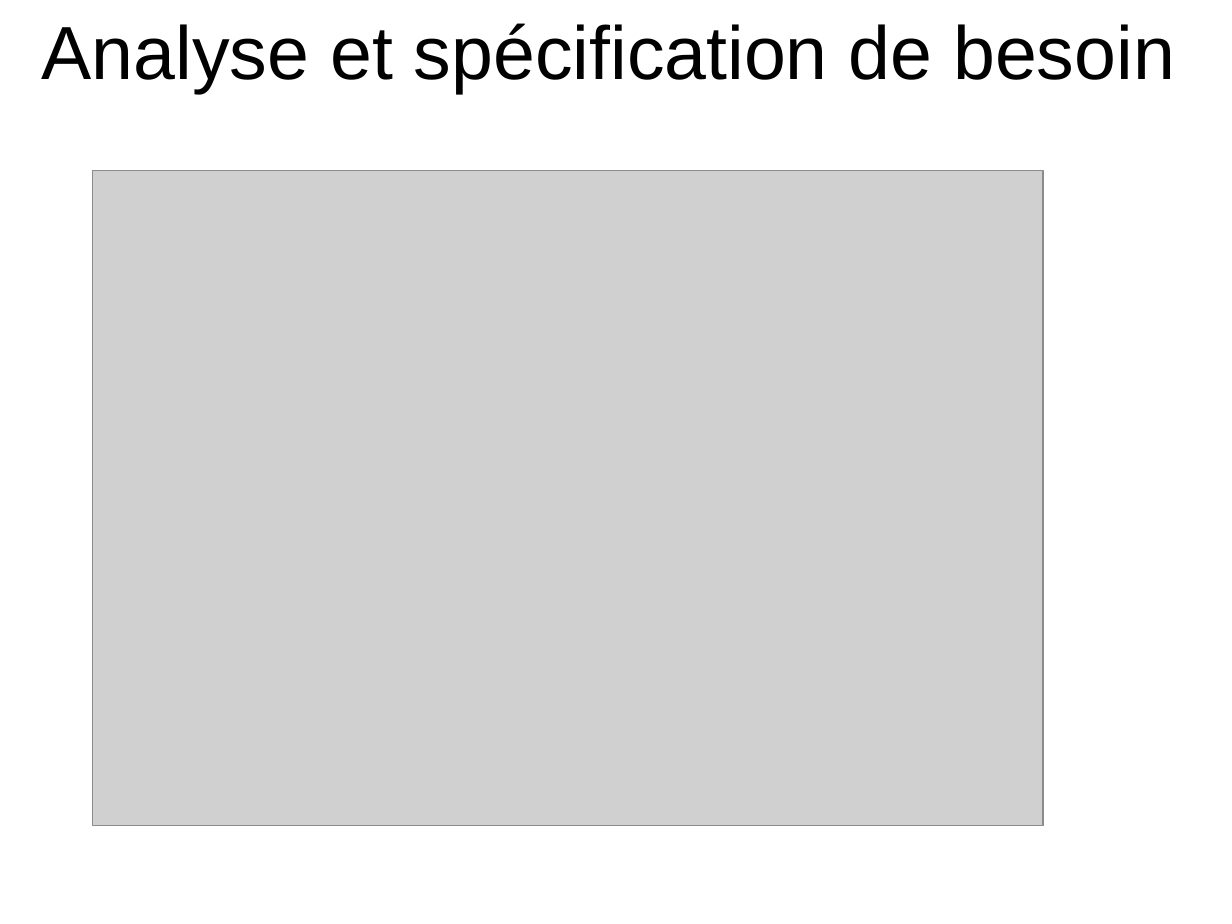
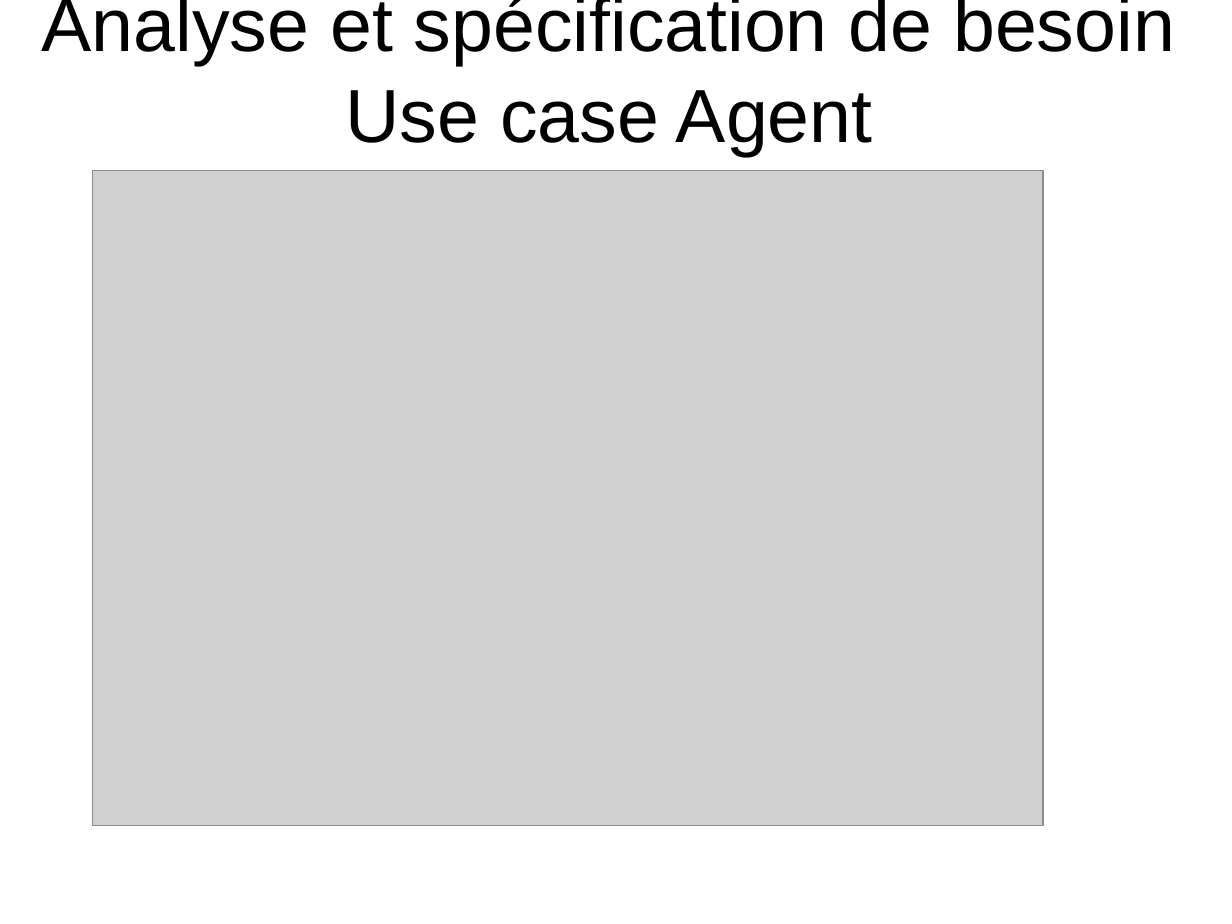
Before and after one commit to HabibAroua/Criminel_dep, a slide deck: slide 23 of documentation/presentation/P1/2734.ppt. Drawn at 1232x924 pixels with LibreOffice and Linux fonts; fonts in the diff are those of the drawing; grey boxes stand for pictures; background and template pictures are left out. Boxes give left, top, right and bottom in pixels: in the first picture for what was removed or moved away, otherwise in the second. Text is boxed around its words. In the diff, an @@ line names an element or a change of style, - is before the commit and + after.

```diff
--- a/documentation/presentation/P1/2734.ppt
+++ b/documentation/presentation/P1/2734.ppt
@@ title at bbox=[42, 0, 1175, 156]: text changed @@
-Analyse et spécification de besoin
+Analyse et spécification de besoin
+Use case Agent
```
Also in this commit, not shown: 1 other slide changed.
